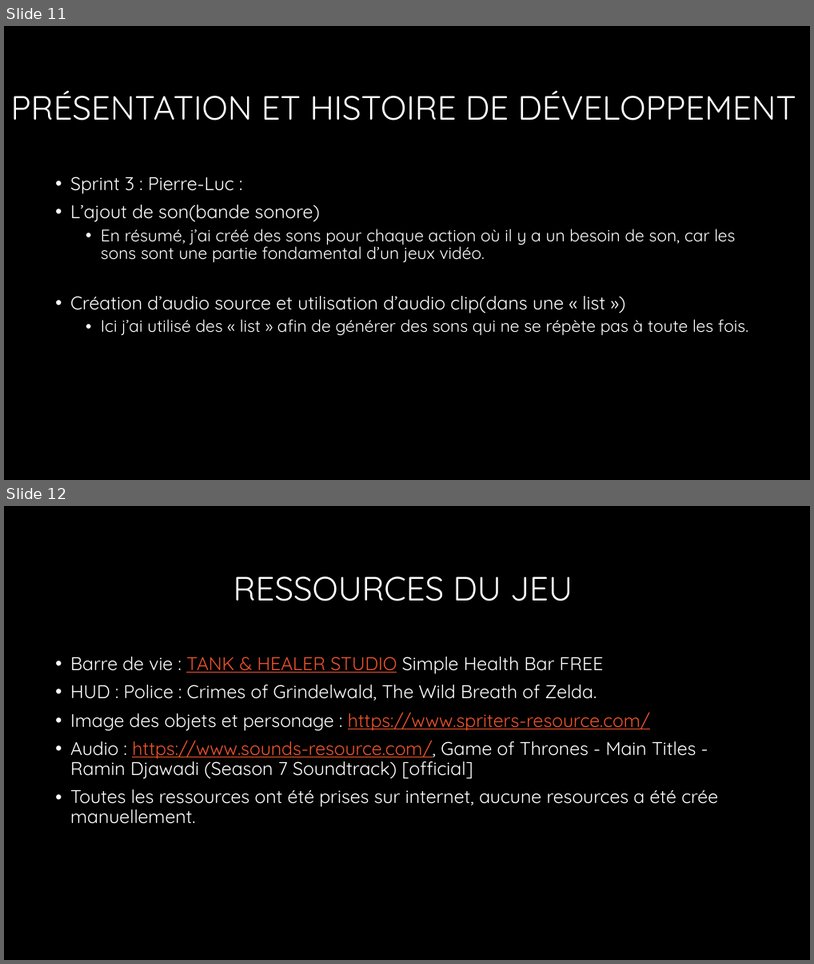
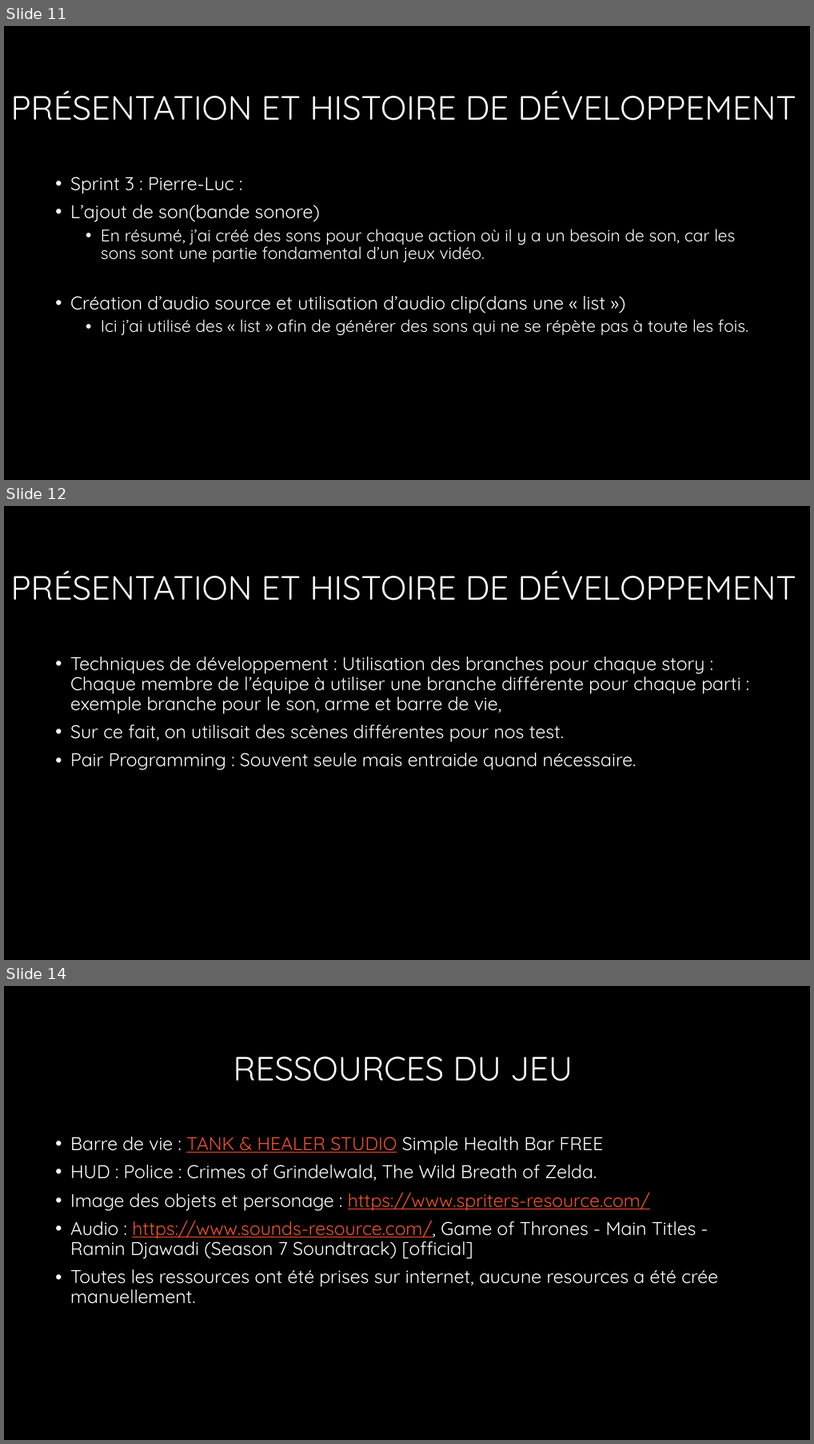
Before and after one commit to ThimbleDice/Elemental-Clash-Legend, a slide deck: Elemantal Clash PowerPoint.pptx. Shown one above the other, each under a label of ours: slides 11 and 12 before the commit, slides 11, 12 and 14 after it; the slides between them are not shown. The pictures are 814x964 and 814x1444 pixels, drawn with LibreOffice and Linux fonts; fonts in the diff are those of the drawing; background and template pictures are left out. Boxes give left, top, right and bottom in pixels: in the first picture for what was removed or moved away, otherwise in the second. Text is boxed around its words. In the diff, an @@ line names an element or a change of style, - is before the commit and + after.

```diff
--- a/Elemantal Clash PowerPoint.pptx
+++ b/Elemantal Clash PowerPoint.pptx
@@ slide 12 added at [4, 506, 810, 960], background #000000 @@
@@ title added at [11, 571, 797, 600], 40 pt, text #FFFFFF @@
+PRÉSENTATION ET HISTOIRE DE DÉVELOPPEMENT
@@ text added at [70, 656, 741, 770], 22 pt, text #FFFFFF @@
+• Techniques de développement : Utilisation des branches pour chaque story : Chaque membre de l’équipe à utiliser une branche différente pour chaque parti : exemple branche pour le son, arme et barre de vie,
+• Sur ce fait, on utilisait des scènes différentes pour nos test.
+• Pair Programming : Souvent seule mais entraide quand nécessaire.
@@ what was slide 12 is now slide 14 @@
```
Also in this commit, not shown: 3 slides changed, 2 other slides added.
